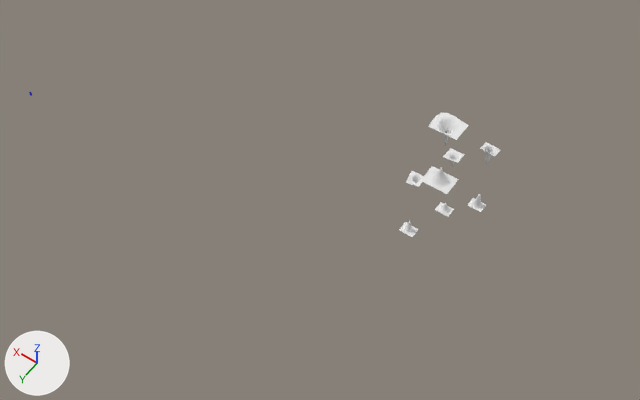
Before and after pictures for a commit that changed the Blender file Assets/models/cave/room05/room05b.blend.
Both versions are drawn from a 50 mm camera at (-540.0, 165.0, 351.0) aimed at (-379.0, -61.0, -4.0). Every picture has the same lights, and +X, +Y and +Z are marked at lower left.

Names of what the first picture shows: 'room05b.stalag.000'.
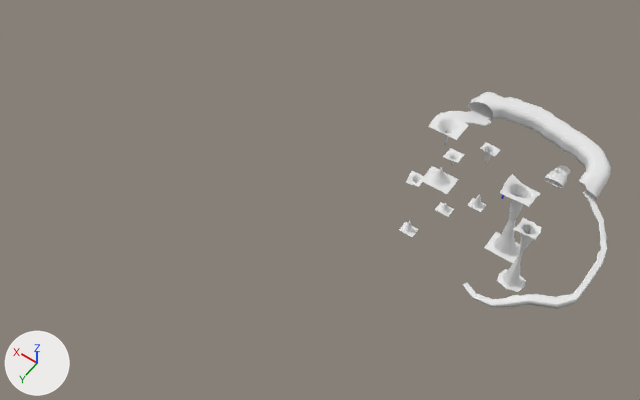
What differs and where, as boxes [x1, y1, x2, y2] in the pictures (640 x 400 px):
'room05b.passage.000', added: after [468, 92, 611, 199]
'room05b.ledge.000', added: after [462, 190, 608, 309]
'room05b.column.001', now drawn: after [484, 174, 540, 263]
'room05b.column.000', now drawn: after [497, 217, 542, 292]
'room05b.cavern.001', added: after [544, 165, 570, 188]
'room05b.ledge.001', added: after [445, 111, 491, 126]

Edits to the bpy script that builds the scene:
```text
Add me_cube:
    me_cube.from_pydata(...)  # 3866 vertices, 3864 faces; spans x -19.4..29.6, y -4.9..67.5, z -20.4..0.5
    me_cube.polygons.foreach_set('use_smooth', [True] * 3864)
Add me_cube_009:
    me_cube_009.from_pydata(...)  # 598 vertices, 584 faces; spans x -38.0..40.3, y -60.7..-25.8, z -0.3..9.3
    me_cube_009.polygons.foreach_set('use_smooth', [True] * 584)
    me_cube_009.materials.append(mat_cavern)  # its picture is missing
Add me_cube_011:
    me_cube_011.from_pydata(...)  # 2178 vertices, 2176 faces; spans x -6.7..16.7, y -5.3..6.5, z -2.9..0.7
    me_cube_011.polygons.foreach_set('use_smooth', [True] * 2176)
Add me_cube_000:
    me_cube_000.from_pydata(...)  # 1628 vertices, 1604 faces; spans x -18.64..-8.07, y -55.11..-41.92, z -19.97..-15.48
    me_cube_000.polygons.foreach_set('use_smooth', [True] * 1604)
    me_cube_000.materials.append(mat_cavern)  # its picture is missing
Change ob_room05b_column_000:
    remove _m = ob_room05b_column_000.modifiers.new('Mask', 'MASK')
    remove _m.vertex_group = 'left'
    remove _m = ob_room05b_column_000.modifiers.new('Mask.001', 'MASK')
    remove _m.vertex_group = 'right'
Change ob_room05b_column_001:
    remove _m = ob_room05b_column_001.modifiers.new('Mask', 'MASK')
    remove _m.vertex_group = 'left'
    remove _m = ob_room05b_column_001.modifiers.new('Mask.001', 'MASK')
    remove _m.vertex_group = 'right'
Add ob_room05b_ledge_000:
    ob_room05b_ledge_000 = bpy.data.objects.new('room05b.ledge.000', me_cube)
    ob_room05b_ledge_000.location = (-493.7, -118.1, 21.9)
Add ob_room05b_passage_000:
    ob_room05b_passage_000 = bpy.data.objects.new('room05b.passage.000', me_cube_009)
    ob_room05b_passage_000.location = (-458.3, -90.8, 22.6)
Add ob_room05b_ledge_001:
    ob_room05b_ledge_001 = bpy.data.objects.new('room05b.ledge.001', me_cube_011)
    ob_room05b_ledge_001.location = (-425.7, -130.6, 22.6)
Add ob_room05b_cavern_001:
    ob_room05b_cavern_001 = bpy.data.objects.new('room05b.cavern.001', me_cube_000)
    ob_room05b_cavern_001.location = (-458.3, -90.8, 22.6)
```
